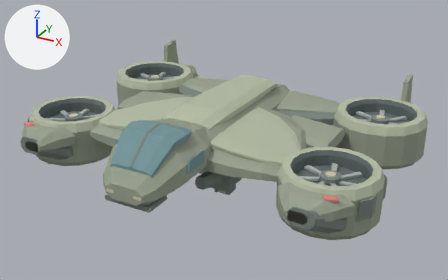
The Blender file Resources/Blender/CA01_Carryall.blend as it was, and as the next commit left it.
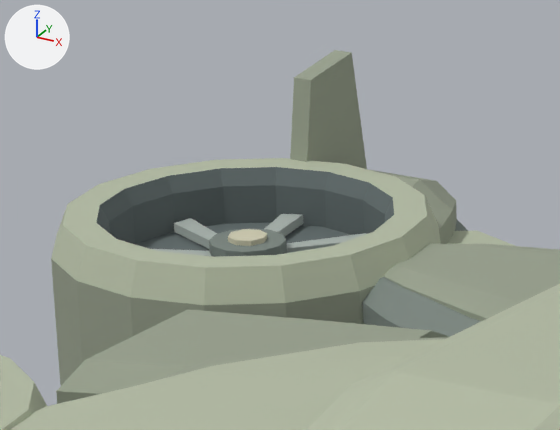
The first picture shows the older version from a 50 mm lens placed at (20.8, -38.2, 20.7), pointed at (0.5, -1.3, 2.2). The close-ups show the older and then the newer version on the part from 24% to 48% of the width and 11% to 41% of the height of that picture. Only the edits that show in the close-ups are written down. The axes (+X, +Y, +Z) are drawn at upper left. The lights are the same throughout.

Names of what the first close-up shows: 'Aft armor cap 1', 'Bank tail fin', 'Dorsal armor 1', 'Dorsal armor 2', 'Inner shoulder infill 0', 'Inner shoulder infill 1', 'Open turbine shroud.004', 'Open turbine shroud.005', 'Open turbine shroud.006', 'Upper swept armor 0', 'Upper swept armor 1', 'Upper swept armor 2' and 19 more.
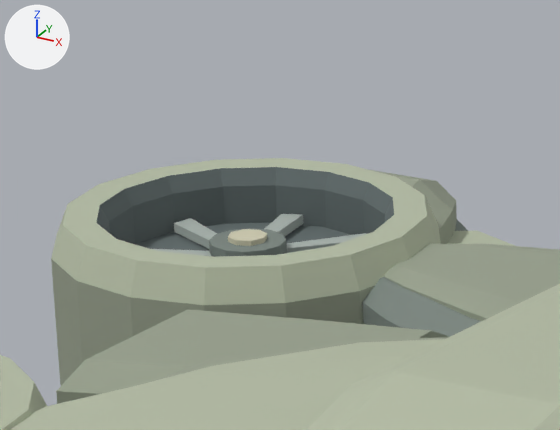
ob_taill is not drawn itself; it is the parent of ob_bank_tail_fin, ob_rear_tail_plate.

Patch to the scene script:
```diff
--- a/Resources/Blender/CA01_Carryall.blend.py
+++ b/Resources/Blender/CA01_Carryall.blend.py
@@ ob_taill @@
 ob_taill.parent = ob_ca01_carryall
-ob_taill.location = (-7.16, 8.4, 4.135)
+ob_taill.location = (-6.225, 7.95, 2.7)
@@ ob_bank_tail_fin @@
-ob_bank_tail_fin = bpy.data.objects.new('Bank tail fin', me_bank_tail_fin)
-ob_bank_tail_fin.parent = ob_taill
-ob_bank_tail_fin.location = (-3.925, 0.907, 0.3)
```

Where the change shows, as pixel boxes [x1, y1, x2, y2] in the close-ups (560 x 430 px):
'Bank tail fin', deleted: before [290, 50, 367, 169]
